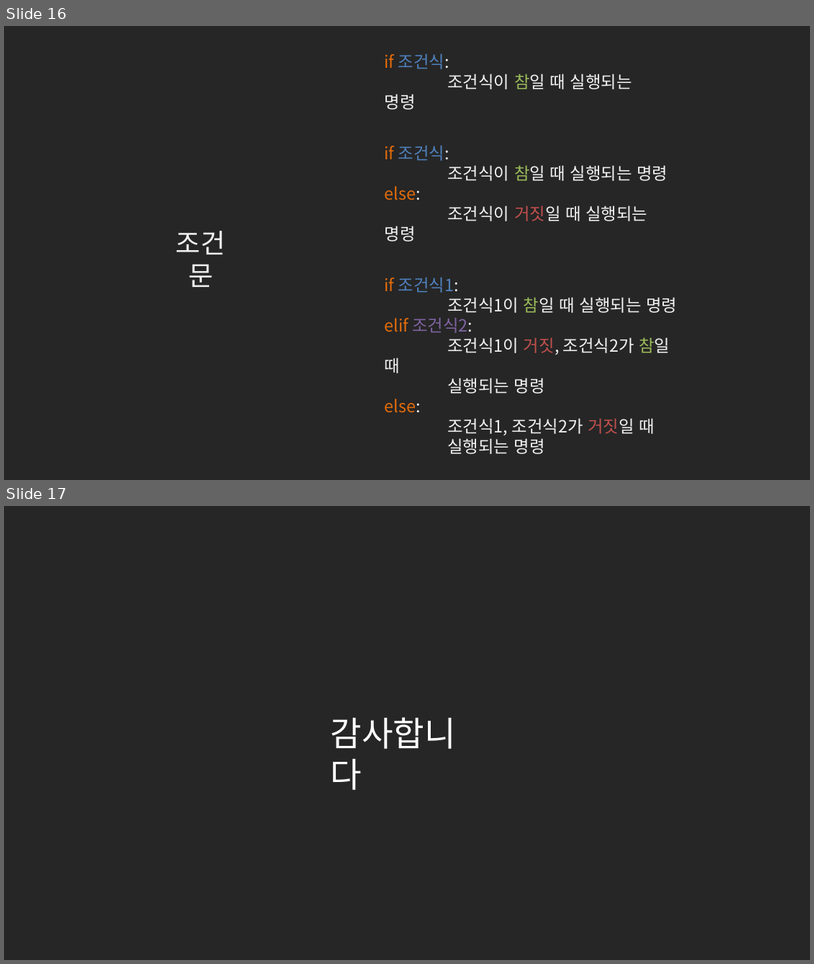
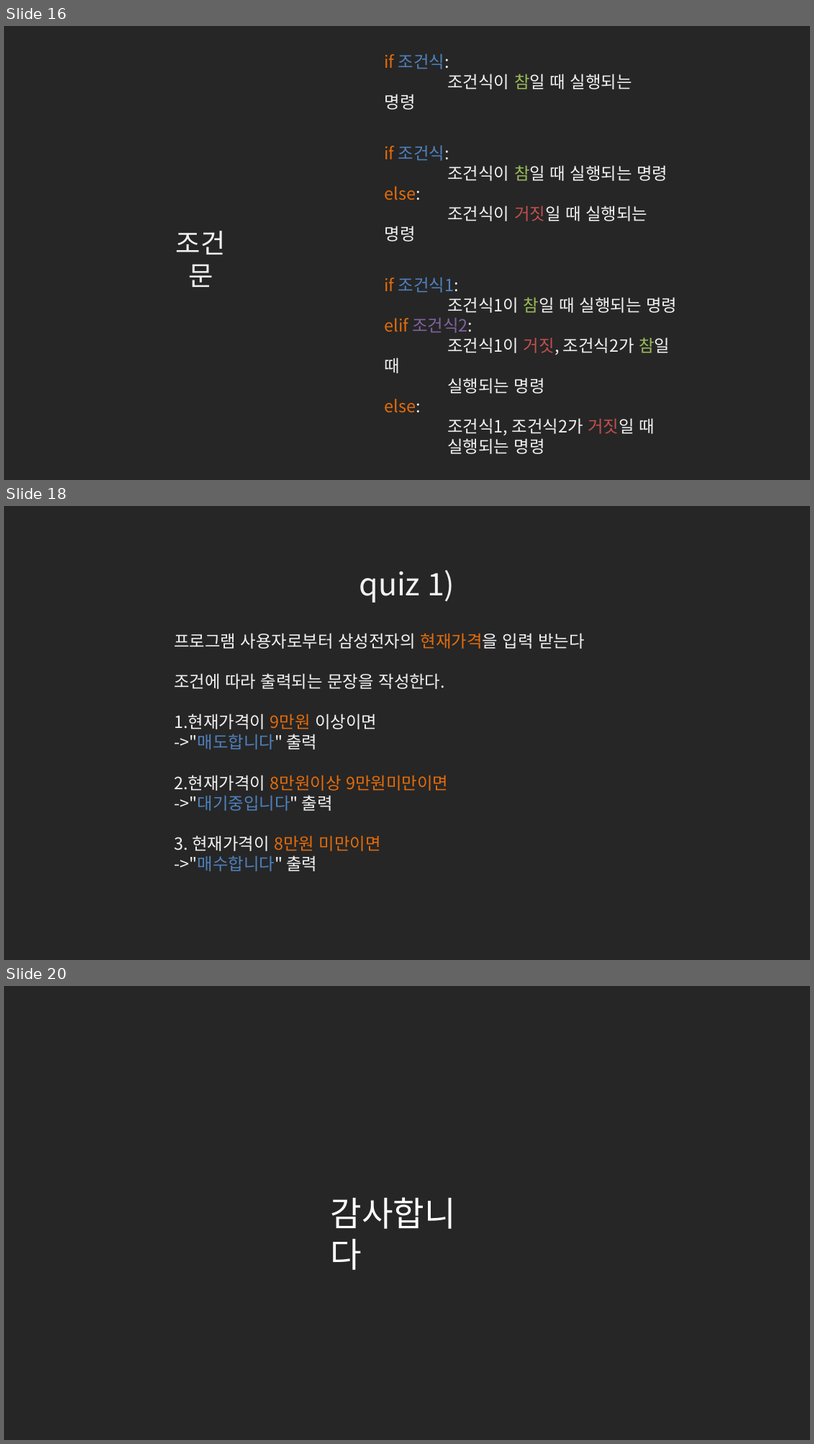
Before and after one commit to kwonkijun/python, a slide deck: 파이썬기초(PPT)/NEW_2021버전/파이썬 기초 6강_조건문.pptx. Shown one above the other, each under a label of ours: slides 16 and 17 before the commit, slides 16, 18 and 20 after it; the slides between them are not shown. The pictures are 814x964 and 814x1444 pixels, drawn with LibreOffice and Linux fonts; fonts in the diff are those of the drawing. Boxes give left, top, right and bottom in pixels: in the first picture for what was removed or moved away, otherwise in the second. Text is boxed around its words. In the diff, an @@ line names an element or a change of style, - is before the commit and + after.

```diff
--- a/파이썬기초(PPT)/NEW_2021버전/파이썬 기초 6강_조건문.pptx
+++ b/파이썬기초(PPT)/NEW_2021버전/파이썬 기초 6강_조건문.pptx
@@ slide 18 added at (4, 506, 810, 960), background #262626 @@
@@ text added at (359, 570, 455, 602), 36.9 pt, text #F2F2F2 @@
+quiz 1)
@@ text added at (174, 633, 584, 871), 20 pt, text #F2F2F2 @@
+프로그램 사용자로부터 삼성전자의 현재가격을 입력 받는다
+조건에 따라 출력되는 문장을 작성한다.
+1.현재가격이 9만원 이상이면
+->"매도합니다" 출력
+2.현재가격이 8만원이상 9만원미만이면
+->"대기중입니다" 출력
+3. 현재가격이 8만원 미만이면
+->"매수합니다" 출력
@@ what was slide 17 is now slide 20 @@
```
Also in this commit, not shown: 2 other slides added, 4 other files.
